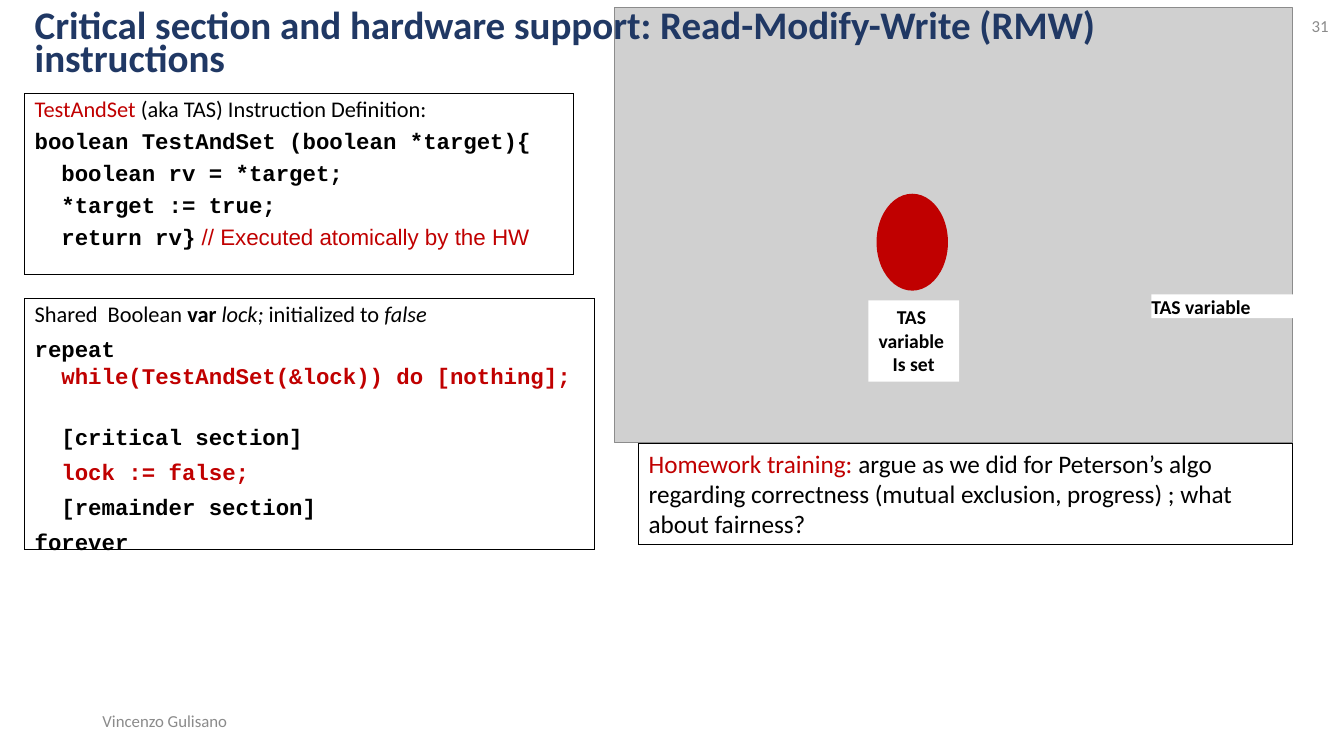
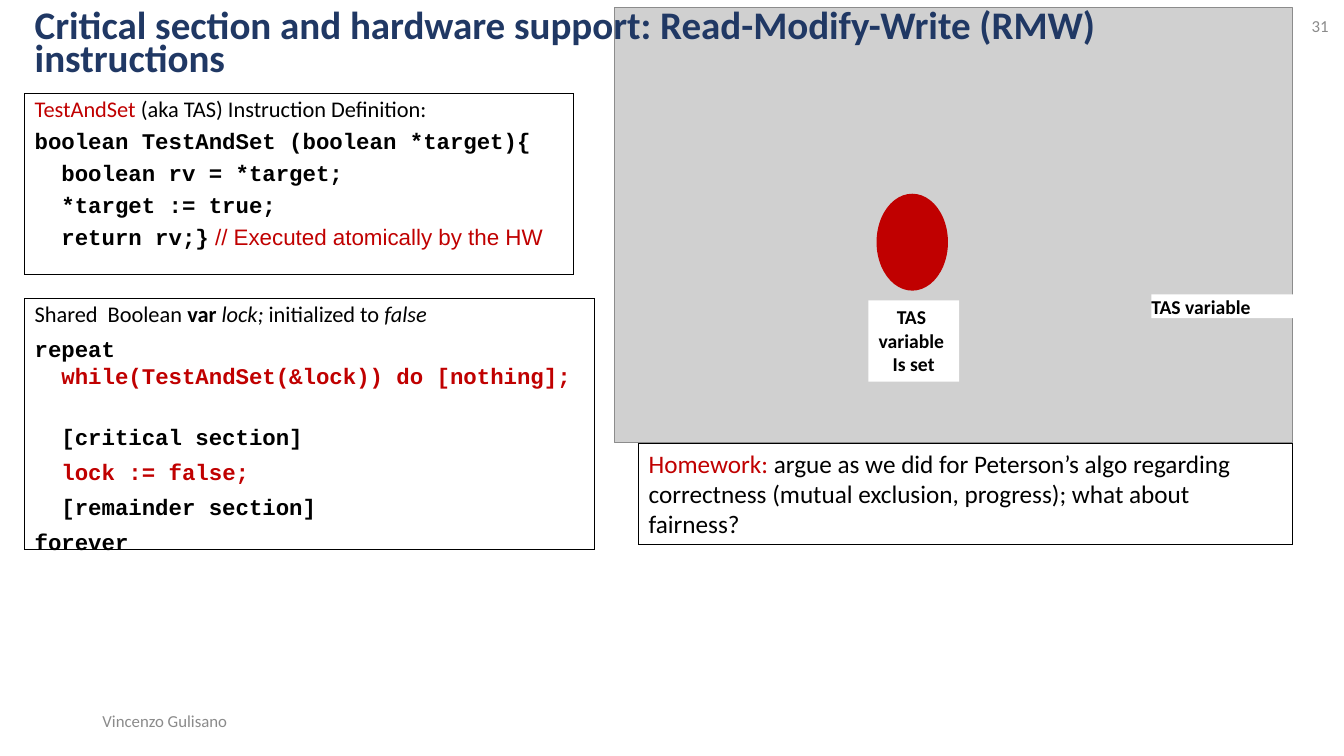
Before and after one commit to Josefgus/os_material, a slide deck: slide 31 of synchronization_part_1/synchronization_part_1.pptx. Drawn at 1344x756 pixels with LibreOffice and Linux fonts; fonts in the diff are those of the drawing; grey boxes stand for pictures. Boxes give left, top, right and bottom in pixels: in the first picture for what was removed or moved away, otherwise in the second. Text is boxed around its words. In the diff, an @@ line names an element or a change of style, - is before the commit and + after.

```diff
--- a/synchronization_part_1/synchronization_part_1.pptx
+++ b/synchronization_part_1/synchronization_part_1.pptx
@@ text at [61,228,542,250]: text changed @@
-return rv} // Executed atomically by the HW
+return rv;} // Executed atomically by the HW
@@ text in rectangle at [649,455,1230,534]: text changed @@
-Homework training: argue as we did for Peterson’s algo regarding correctness (mutual exclusion, progress) ; what about fairness?
+Homework: argue as we did for Peterson’s algo regarding correctness (mutual exclusion, progress); what about fairness?
```
Also in this commit, not shown: 29 other slides changed, 2 slides removed, 3 other files.
